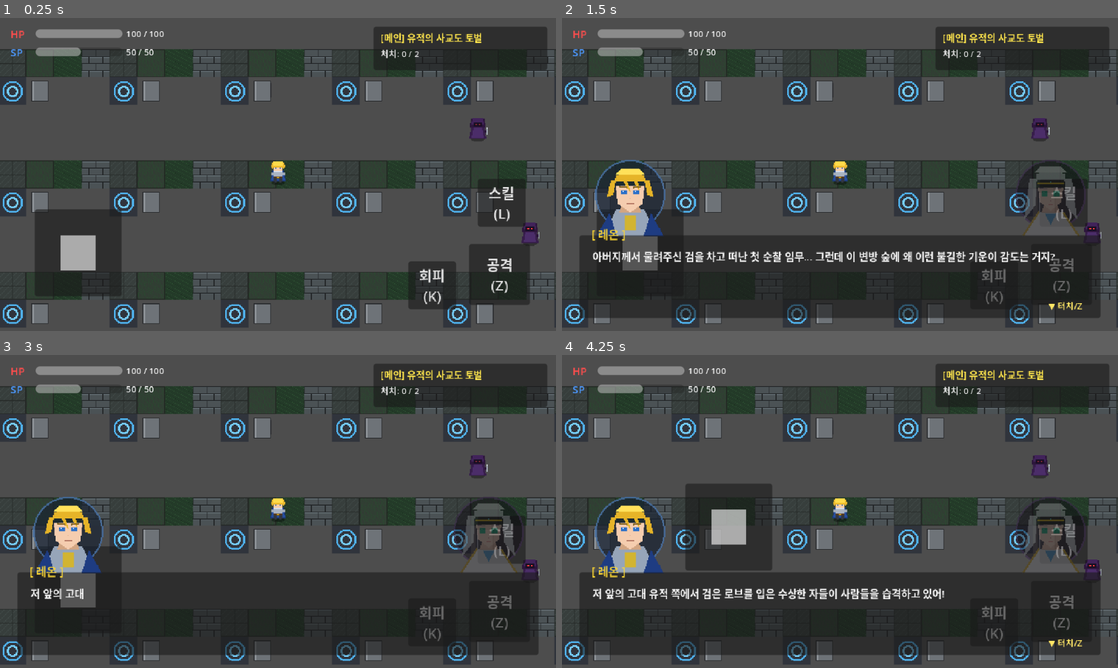
Above: before the commit, frames 1-4 (two rows, left to right).
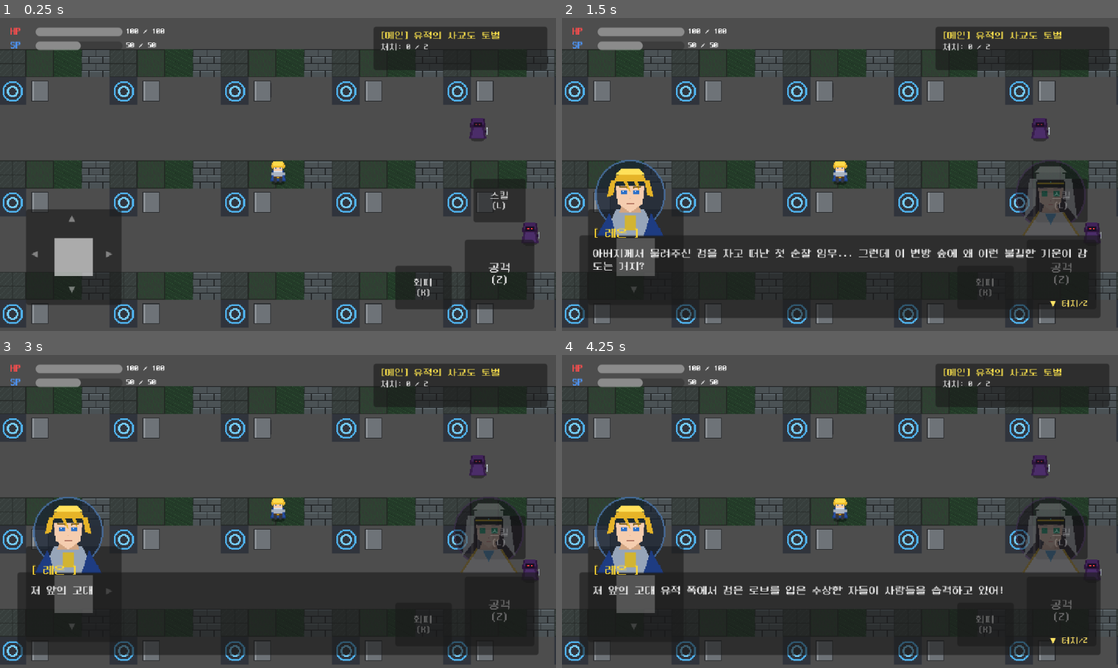
Above: after the commit, the same moments.

Repository: kimver2/hero
Game: Godot game, scene res://scenes/maps/test_field.tscn
Two runs of this game, one before a commit and one after it. Both use one fixed random seed, a clock stepped at 60 frames per second and the inputs below.
Inputs (mouse positions are in pixels of both pictures, inside the frame that each line leads up to):
- Up to frame 1 (0.25 s): no input
- Up to frame 2 (1.5 s): move the mouse to (962, 158) at 0.52 s; hold Right (move_right) 0.53-1.25 s; hold Space (attack) 0.53-1.25 s; click (962, 158) at 0.67 s; click "공격 (Z)" at 1.25 s
- Up to frame 3 (3 s): click "회피 (K)" at 2 s; click "스킬 (L)" at 2.75 s
- Up to frame 4 (4.25 s): drag from (728, 527) to (856, 514) at 3.52 s

The runs differ from the first frame. In frame 1, 4.0% of the frame differs, in the area x 1-97%, y 2-94%; in frame 2, 4.9%; in frame 3, 2.8%; in frame 4, 8.5%, in the area x 1-95%, y 2-94%.

Commit message:
fix: Add Korean NeoDunggeunmo pixel font and fix virtual joystick left movement

Diff:
--- a/project.godot
+++ b/project.godot
@@ -21,28 +21,33 @@
 window/stretch/aspect="keep"
 window/handheld/orientation=6
 
+[gui]
+
+theme/custom_font="res://assets/fonts/neodgm.ttf"
+theme/default_font_antialiasing=0
+
 [input]
 
 move_left={
-"deadzone": 0.5,
+"deadzone": 0.2,
 "events": [Object(InputEventKey,"resource_local_to_scene":false,"resource_name":"","device":-1,"window_id":0,"alt_press …(195 unchanged characters)…
 , Object(InputEventKey,"resource_local_to_scene":false,"resource_name":"","device":-1,"window_id":0,"alt_pressed":false …(182 unchanged characters)…
 ]
 }
 move_right={
-"deadzone": 0.5,
+"deadzone": 0.2,
 "events": [Object(InputEventKey,"resource_local_to_scene":false,"resource_name":"","device":-1,"window_id":0,"alt_press …(195 unchanged characters)…
 , Object(InputEventKey,"resource_local_to_scene":false,"resource_name":"","device":-1,"window_id":0,"alt_pressed":false …(183 unchanged characters)…
 ]
 }
 move_up={
-"deadzone": 0.5,
+"deadzone": 0.2,
 "events": [Object(InputEventKey,"resource_local_to_scene":false,"resource_name":"","device":-1,"window_id":0,"alt_press …(195 unchanged characters)…
 , Object(InputEventKey,"resource_local_to_scene":false,"resource_name":"","device":-1,"window_id":0,"alt_pressed":false …(183 unchanged characters)…
 ]
 }
 move_down={
-"deadzone": 0.5,
+"deadzone": 0.2,
 "events": [Object(InputEventKey,"resource_local_to_scene":false,"resource_name":"","device":-1,"window_id":0,"alt_press …(195 unchanged characters)…
 , Object(InputEventKey,"resource_local_to_scene":false,"resource_name":"","device":-1,"window_id":0,"alt_pressed":false …(183 unchanged characters)…
 ]
--- a/scenes/ui/virtual_controls.tscn
+++ b/scenes/ui/virtual_controls.tscn
@@ -11,23 +11,85 @@
 anchor_top = 1.0
 anchor_bottom = 1.0
 offset_top = -180.0
-offset_right = 240.0
+offset_right = 220.0
 grow_vertical = 0
 script = ExtResource("1_joystick")
 
 [node name="Base" type="Panel" parent="VirtualJoystick"]
 layout_mode = 0
-offset_left = 40.0
+offset_left = 30.0
 offset_top = 40.0
 offset_right = 140.0
-offset_bottom = 140.0
+offset_bottom = 150.0
+
+[node name="ArrowLeft" type="Label" parent="VirtualJoystick/Base"]
+layout_mode = 1
+anchors_preset = 4
+anchor_top = 0.5
+anchor_bottom = 0.5
+offset_left = 4.0
+offset_top = -10.0
+offset_right = 20.0
+offset_bottom = 10.0
+grow_vertical = 2
+theme_override_colors/font_color = Color(1, 1, 1, 0.4)
+theme_override_font_sizes/font_size = 11
+text = "◀"
+
+[node name="ArrowRight" type="Label" parent="VirtualJoystick/Base"]
+layout_mode = 1
+anchors_preset = 6
+anchor_left = 1.0
+anchor_top = 0.5
+anchor_right = 1.0
+anchor_bottom = 0.5
+offset_left = -20.0
+offset_top = -10.0
+offset_right = -4.0
+offset_bottom = 10.0
+grow_horizontal = 0
+grow_vertical = 2
+theme_override_colors/font_color = Color(1, 1, 1, 0.4)
+theme_override_font_sizes/font_size = 11
+text = "▶"
+
+[node name="ArrowUp" type="Label" parent="VirtualJoystick/Base"]
+layout_mode = 1
+anchors_preset = 5
+anchor_left = 0.5
+anchor_right = 0.5
+offset_left = -8.0
+offset_top = 4.0
+offset_right = 8.0
+offset_bottom = 24.0
+grow_horizontal = 2
+theme_override_colors/font_color = Color(1, 1, 1, 0.4)
+theme_override_font_sizes/font_size = 11
+text = "▲"
+
+[node name="ArrowDown" type="Label" parent="VirtualJoystick/Base"]
+layout_mode = 1
+anchors_preset = 7
+anchor_left = 0.5
+anchor_top = 1.0
+anchor_right = 0.5
+anchor_bottom = 1.0
+offset_left = -8.0
+offset_top = -24.0
+offset_right = 8.0
+offset_bottom = -4.0
+grow_horizontal = 2
+grow_vertical = 0
+theme_override_colors/font_color = Color(1, 1, 1, 0.4)
+theme_override_font_sizes/font_size = 11
+text = "▼"
 
 [node name="Handle" type="ColorRect" parent="VirtualJoystick/Base"]
 layout_mode = 0
-offset_left = 30.0
-offset_top = 30.0
-offset_right = 70.0
-offset_bottom = 70.0
+offset_left = 33.0
+offset_top = 33.0
+offset_right = 77.0
+offset_bottom = 77.0
 color = Color(1, 1, 1, 0.6)
 
 [node name="ActionButtons" type="Control" parent="."]
@@ -49,12 +111,13 @@
 anchor_top = 1.0
 anchor_right = 1.0
 anchor_bottom = 1.0
-offset_left = -100.0
-offset_top = -100.0
-offset_right = -30.0
-offset_bottom = -30.0
+offset_left = -105.0
+offset_top = -105.0
+offset_right = -25.0
+offset_bottom = -25.0
 grow_horizontal = 0
 grow_vertical = 0
+theme_override_font_sizes/font_size = 13
 text = "공격
 (Z)"
 script = ExtResource("2_button")
@@ -67,12 +130,13 @@
 anchor_top = 1.0
 anchor_right = 1.0
 anchor_bottom = 1.0
-offset_left = -170.0
-offset_top = -70.0
-offset_right = -115.0
+offset_left = -185.0
+offset_top = -75.0
+offset_right = -120.0
 offset_bottom = -25.0
 grow_horizontal = 0
 grow_vertical = 0
+theme_override_font_sizes/font_size = 11
 text = "회피
 (K)"
 script = ExtResource("2_button")
@@ -85,12 +149,13 @@
 anchor_top = 1.0
 anchor_right = 1.0
 anchor_bottom = 1.0
-offset_left = -90.0
-offset_top = -165.0
+offset_left = -95.0
+offset_top = -175.0
 offset_right = -35.0
-offset_bottom = -120.0
+offset_bottom = -125.0
 grow_horizontal = 0
 grow_vertical = 0
+theme_override_font_sizes/font_size = 11
 text = "스킬
 (L)"
 script = ExtResource("2_button")
--- a/scripts/virtual_joystick.gd
+++ b/scripts/virtual_joystick.gd
@@ -1,8 +1,8 @@
 class_name MobileVirtualJoystick
 extends Control
 
-@export var max_distance: float = 60.0
-@export var deadzone: float = 10.0
+@export var max_distance: float = 48.0
+@export var deadzone: float = 8.0
 
 var touch_index: int = -1
 var center_pos: Vector2 = Vector2.ZERO
@@ -12,17 +12,15 @@
 @onready var handle: Control = $Base/Handle
 
 func _ready() -> void:
-	center_pos = base.position + (base.size / 2.0)
+	center_pos = base.global_position + (base.size / 2.0)
 	_reset_handle()
 
 func _input(event: InputEvent) -> void:
 	if event is InputEventScreenTouch:
 		if event.pressed and touch_index == -1:
-			var local_pos = event.position
-			# 화면 좌측 절반에서 터치 발생 시 활성화
-			if local_pos.x < get_viewport_rect().size.x * 0.5:
+			# 화면 좌측 절반에서 터치 발생 시 조작 시작
+			if event.position.x < get_viewport_rect().size.x * 0.45:
 				touch_index = event.index
-				base.global_position = event.position - (base.size / 2.0)
 				center_pos = base.global_position + (base.size / 2.0)
 				_update_joystick(event.position)
 		elif not event.pressed and event.index == touch_index:
@@ -35,6 +33,7 @@
 			_update_joystick(event.position)
 
 func _update_joystick(touch_pos: Vector2) -> void:
+	center_pos = base.global_position + (base.size / 2.0)
 	var diff = touch_pos - center_pos
 	var dist = diff.length()
 
@@ -55,16 +54,14 @@
 	handle.position = (base.size - handle.size) / 2.0
 
 func _apply_input_actions(vec: Vector2) -> void:
-	# 가상 조이스틱 입력을 Godot의 기본 move 액션에 투영
-	_set_action_strength("move_left", max(0.0, -vec.x))
-	_set_action_strength("move_right", max(0.0, vec.x))
-	_set_action_strength("move_up", max(0.0, -vec.y))
-	_set_action_strength("move_down", max(0.0, vec.y))
+	# 4방향 / 8방향을 확실한 강도로 즉시 전달 (deadzone 0.25 기준)
+	_set_action("move_left", vec.x < -0.25)
+	_set_action("move_right", vec.x > 0.25)
+	_set_action("move_up", vec.y < -0.25)
+	_set_action("move_down", vec.y > 0.25)
 
-func _set_action_strength(action: StringName, strength: float) -> void:
-	if strength > 0.3:
-		if not Input.is_action_pressed(action):
-			Input.action_press(action, strength)
+func _set_action(action: StringName, is_active: bool) -> void:
+	if is_active:
+		Input.action_press(action, 1.0)
 	else:
-		if Input.is_action_pressed(action):
-			Input.action_release(action)
+		Input.action_release(action)
Binary file added: assets/fonts/neodgm.ttf
Not shown, added: assets/fonts/neodgm.ttf.import
Not shown, added: scripts/build_web.sh
Not shown, added: scripts/deploy_gh_pages.sh
